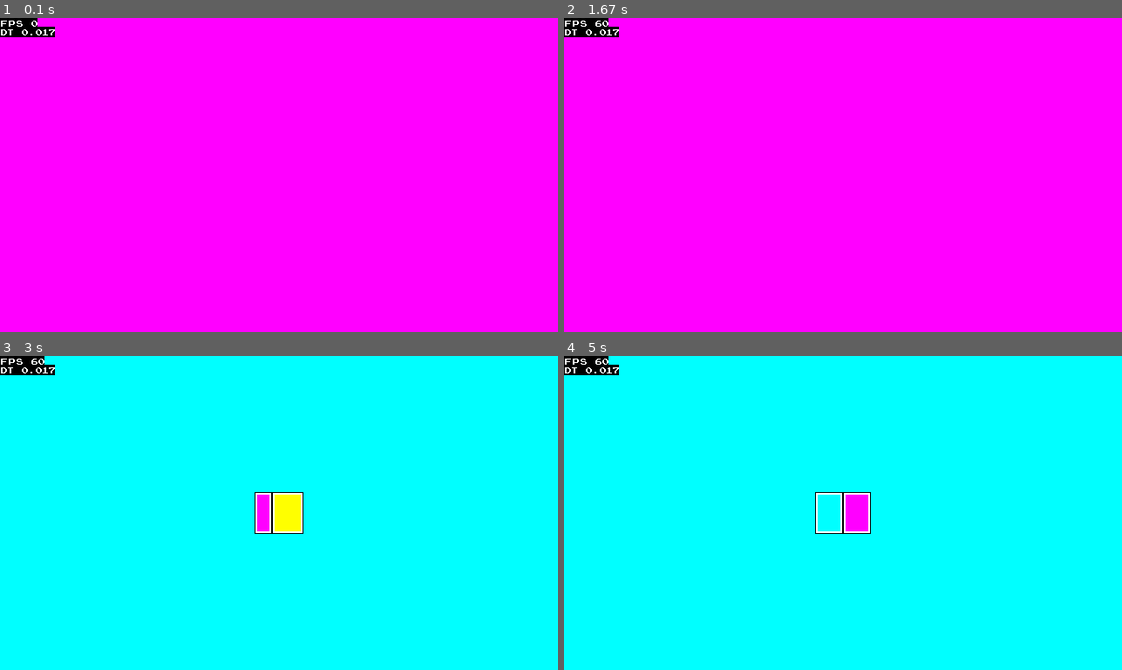
Above: before the commit, frames 1-4 (two rows, left to right).
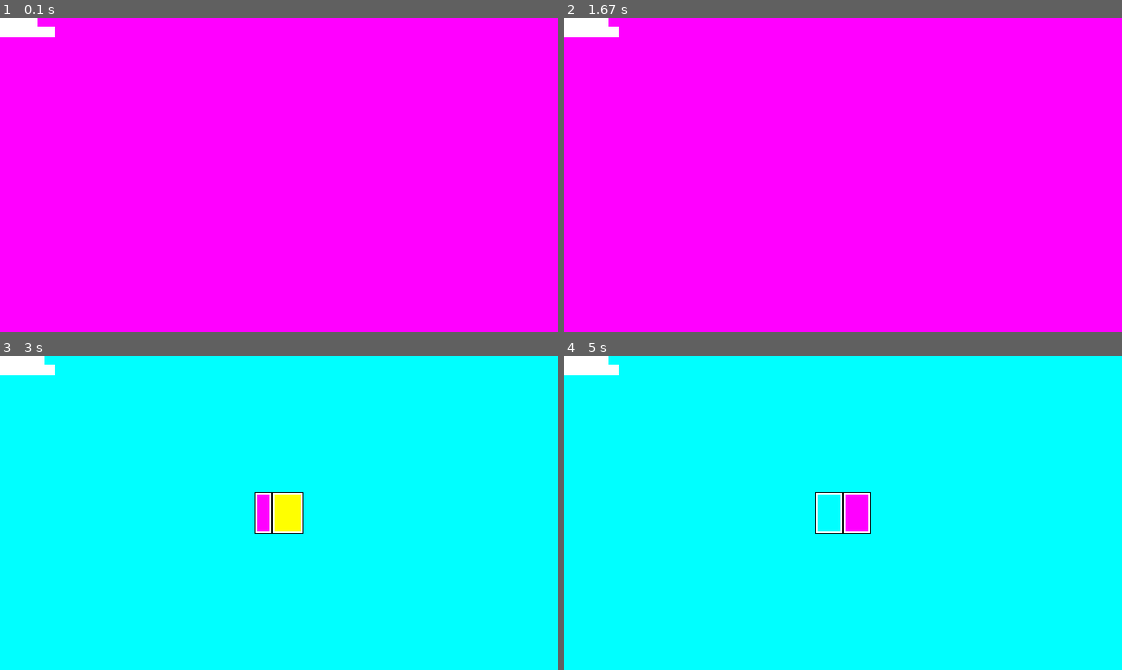
Above: after the commit, the same moments.

Repository: SebZanardo/The-Ultimate-Pygame-Structure
Game: pygame game, started from main.py
Two runs of this game, one before a commit and one after it. Both use one fixed random seed, a clock stepped at 60 frames per second and the inputs below.
Inputs (mouse positions are in pixels of both pictures, inside the frame that each line leads up to):
- Up to frame 1 (0.1 s): no input
- Up to frame 2 (1.67 s): tap Space at 0.33, 1.33 s; tap Enter at 0.67, 1 s
- Up to frame 3 (3 s): tap Enter at 1.67 s; tap Space at 2 s; click (106, 585) at 2.88 s
- Up to frame 4 (5 s): click (1049, 622) at 3.72 s; click (697, 396) at 4.55 s

The runs differ from the first frame. In frame 1, 0.4% of the frame differs, in the area x 0-10%, y 0-7%; in frame 2, 0.4%; in frame 3, 0.4%; in frame 4, 0.4%.

Commit message:
Added constants.py and assets.py to /config

Diff:
--- /dev/null
+++ b/config/assets.py
@@ -0,0 +1,32 @@
+import sys
+import platform
+import pygame
+
+from config.settings import WINDOW_SETUP, CAPTION
+from utilities.spriteloading import slice_sheet
+
+# -------------------------------- DO NOT MOVE! --------------------------------
+# NOTE: Only /config/core.py should be importing window and clock
+pygame.init()
+
+if sys.platform == "emscripten":  # If running in browser
+    platform.window.canvas.style.imageRendering = "pixelated"
+    window = pygame.display.set_mode(WINDOW_SETUP["size"])
+else:
+    window = pygame.display.set_mode(**WINDOW_SETUP)
+
+clock = pygame.time.Clock()
+icon = pygame.image.load("assets/icon.png")
+
+pygame.display.set_icon(icon)
+pygame.display.set_caption(CAPTION)
+# ------------------------------------------------------------------------------
+
+# Load all sprite files (Ideally .png/.webp or .jpg for browser compatibility)
+IMPOSSIBLE_SPIN_FRAMES = slice_sheet("assets/impossible_spin.png", 64, 64)
+
+# Load all audio files (Must be .ogg file for browser compatibility)
+pass
+
+# Load all font files (Must be .ttf file for brower compatibility)
+DEBUG_FONT = pygame.font.Font("assets/joystix.ttf", 10)
--- /dev/null
+++ b/config/constants.py
@@ -0,0 +1,12 @@
+import pygame
+
+
+# Colour constants
+WHITE = pygame.Color(255, 255, 255)
+BLACK = pygame.Color(255, 255, 255)
+RED = pygame.Color(255, 0, 0)
+YELLOW = pygame.Color(255, 255, 0)
+GREEN = pygame.Color(0, 255, 0)
+CYAN = pygame.Color(0, 255, 255)
+BLUE = pygame.Color(0, 0, 255)
+MAGENTA = pygame.Color(255, 0, 255)
--- a/config/core.py
+++ b/config/core.py
@@ -1,47 +1,30 @@
 import asyncio  # For running the game in browser
-import sys
-import platform
 import pygame
 
 from utilities.decorators import singleton
 from utilities.typehints import InputBuffer
 from baseclasses.scenemanager import SceneManager
-from config.settings import WINDOW_SETUP, FPS, CAPTION, action_mappings
+from config.settings import FPS, action_mappings
 from config.input import InputState, MouseButton, Action
-from scenes.mainmenu import MainMenu
+from config.constants import WHITE, BLACK
+from config.assets import window, clock, DEBUG_FONT
+from scenes.mainmenu import MainMenu  # Initial scene
 
 
 @singleton
 class Core:
-    pygame.init()
-
-    if sys.platform == "emscripten":  # If running in browser
-        platform.window.canvas.style.imageRendering = "pixelated"
-        window = pygame.display.set_mode(WINDOW_SETUP["size"])
-    else:
-        window = pygame.display.set_mode(**WINDOW_SETUP)
-
-    clock = pygame.time.Clock()
-    icon = pygame.image.load("assets/icon.png")
-
-    pygame.display.set_icon(icon)
-    pygame.display.set_caption(CAPTION)
-
     last_mouse_pressed = (False, False, False)
     last_action_pressed = {action: False for action in Action}
     last_action_mapping_pressed = {
         action: action_mappings[action][0] for action in Action
     }
 
-    unfocused = False
-
     def __init__(self) -> None:
         self.scene_manager = SceneManager(MainMenu)
-        self.debug_font = pygame.font.Font("assets/joystix.ttf", 10)
 
     async def run(self) -> None:
         while True:
-            elapsed_time = self.clock.tick(FPS)
+            elapsed_time = clock.tick(FPS)
             dt = elapsed_time / 1000.0  # Convert to seconds
 
             self.scene_manager.switched = False
@@ -51,17 +34,15 @@
 
             self.scene_manager.handle_input(input_buffer)
             self.scene_manager.update(dt)
-            self.scene_manager.render(self.window)
+            self.scene_manager.render(window)
 
             # For easy performance testing
-            fps_debug = self.debug_font.render(
-                f"FPS {self.clock.get_fps():.0f}", False, (255, 255, 255), (0, 0, 0)
+            fps_debug = DEBUG_FONT.render(
+                f"FPS {clock.get_fps():.0f}", False, WHITE, BLACK
             )
-            dt_debug = self.debug_font.render(
-                f"DT {dt}", False, (255, 255, 255), (0, 0, 0)
-            )
-            self.window.blit(fps_debug, (0, 0))
-            self.window.blit(dt_debug, (0, 10))
+            dt_debug = DEBUG_FONT.render(f"DT {dt}", False, WHITE, BLACK)
+            window.blit(fps_debug, (0, 0))
+            window.blit(dt_debug, (0, 10))
 
             pygame.display.flip()
             await asyncio.sleep(0)
--- a/scenes/game.py
+++ b/scenes/game.py
@@ -3,18 +3,19 @@
 from utilities.typehints import ActionBuffer, MouseBuffer
 from config.input import InputState, MouseButton, Action
 from baseclasses.scenemanager import Scene, SceneManager
+from config.constants import CYAN
+from config.assets import IMPOSSIBLE_SPIN_FRAMES
+from components.animationplayer import AnimationPlayer
+
+# Import the whole module of all scenes you want to switch to
 import scenes.mainmenu
-from utilities.spriteloading import slice_sheet
-from components.animationplayer import AnimationPlayer
 
 
 class Game(Scene):
     def __init__(self, scene_manager: SceneManager) -> None:
         super().__init__(scene_manager)
 
-        # To test animation system, and because it looks cool :))
-        debug_spin_frames = slice_sheet("assets/impossible_spin.png", 64, 64)
-        self.debug_animation = AnimationPlayer("spin", debug_spin_frames, 0.05)
+        self.debug_animation = AnimationPlayer("spin", IMPOSSIBLE_SPIN_FRAMES, 0.05)
 
     def handle_input(
         self, action_buffer: ActionBuffer, mouse_buffer: MouseBuffer
@@ -29,5 +30,5 @@
         self.debug_animation.update(dt)
 
     def render(self, surface: pygame.Surface) -> None:
-        surface.fill((0, 255, 255))
+        surface.fill(CYAN)
         surface.blit(self.debug_animation.get_frame(), (288, 148))
--- a/scenes/mainmenu.py
+++ b/scenes/mainmenu.py
@@ -3,6 +3,9 @@
 from utilities.typehints import ActionBuffer, MouseBuffer
 from config.input import InputState, MouseButton, Action
 from baseclasses.scenemanager import Scene, SceneManager
+from config.constants import MAGENTA
+
+# Import the whole module of all scenes you want to switch to
 import scenes.game
 
 
@@ -23,4 +26,4 @@
         pass
 
     def render(self, surface: pygame.Surface) -> None:
-        surface.fill((255, 0, 255))
+        surface.fill(MAGENTA)
